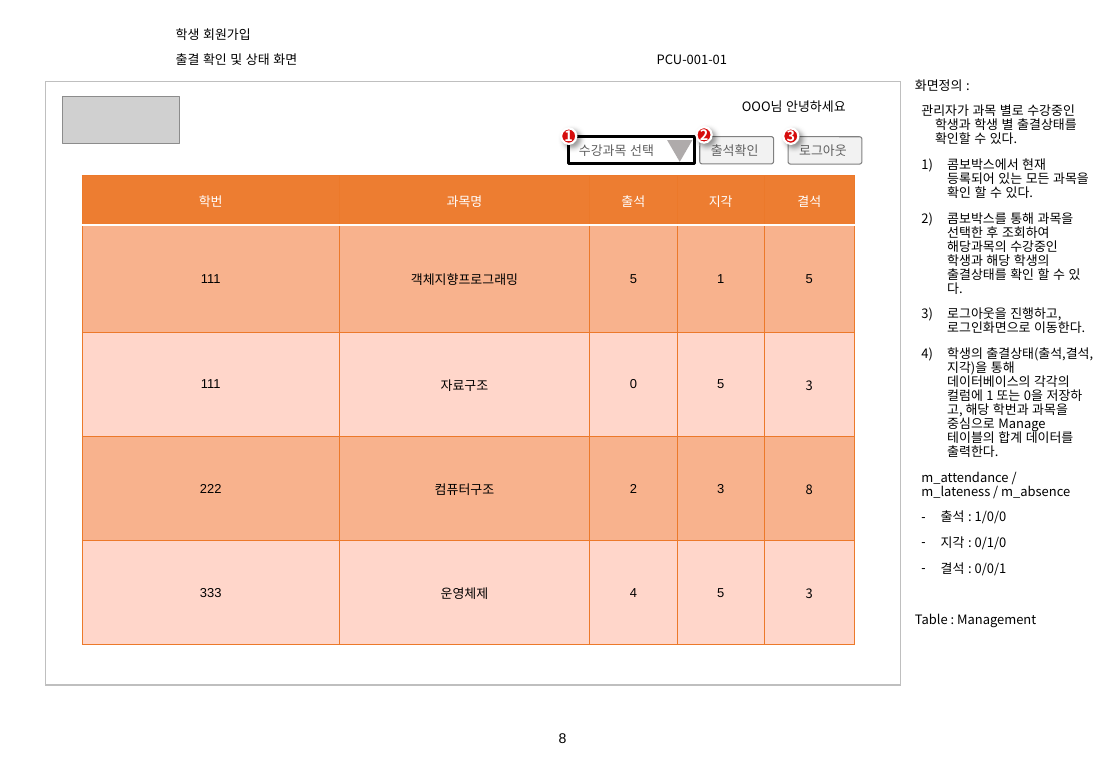
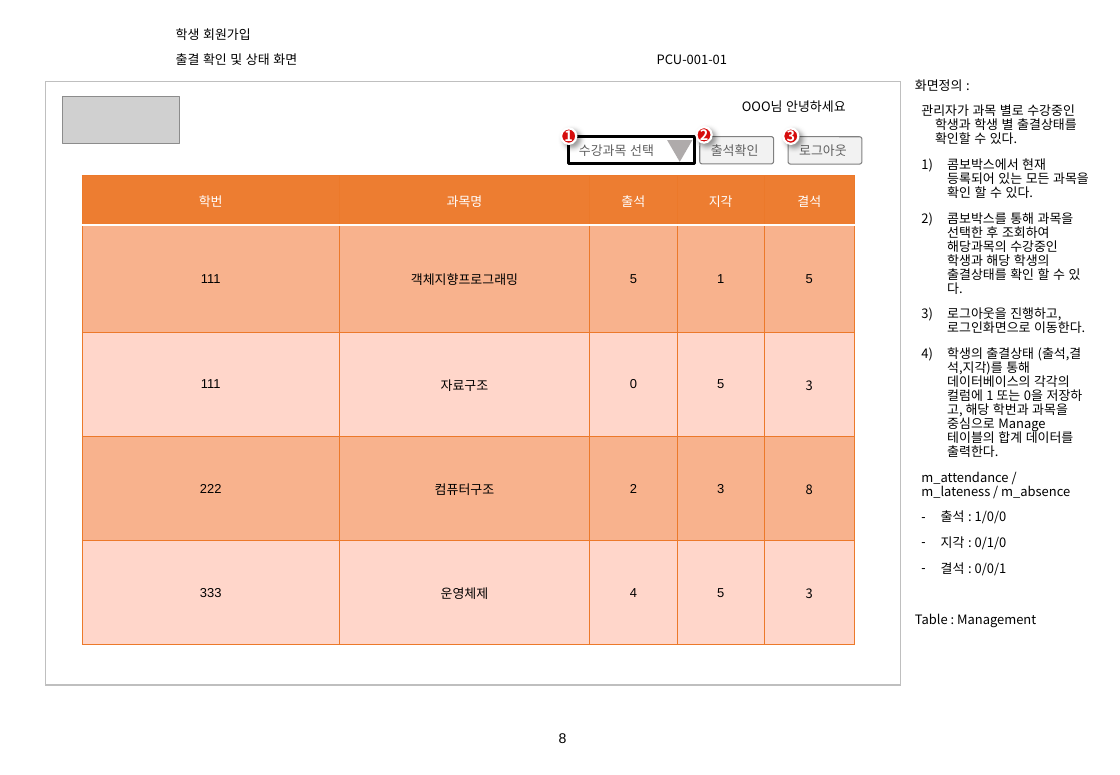
Before and after one commit to lgt9875/Idino-Project, a slide deck: slide 8 of 6.프로그램명세서(기능설명위주)_v1.0.pptx. Drawn at 1120x775 pixels with LibreOffice and Linux fonts; fonts in the diff are those of the drawing; grey boxes stand for pictures; background and template pictures are left out. Boxes give left, top, right and bottom in pixels: in the first picture for what was removed or moved away, otherwise in the second. Text is boxed around its words. In the diff, an @@ line names an element or a change of style, - is before the commit and + after.

```diff
--- a/6.프로그램명세서(기능설명위주)_v1.0.pptx
+++ b/6.프로그램명세서(기능설명위주)_v1.0.pptx
@@ text at [947,347,1083,457]: text changed @@
-4) 학생의 출결상태(출석,결석,지각)을 통해 데이터베이스의 각각의 컬럼에 1 또는 0을 저장하고, 해당 학번과 과목을 중심으로 Manage 테이블의 합계 데이터를 출력한다.
+4) 학생의 출결상태 (출석,결석,지각)를 통해 데이터베이스의 각각의 컬럼에 1 또는 0을 저장하고, 해당 학번과 과목을 중심으로 Manage 테이블의 합계 데이터를 출력한다.
```
Also in this commit, not shown: 1 other file.
